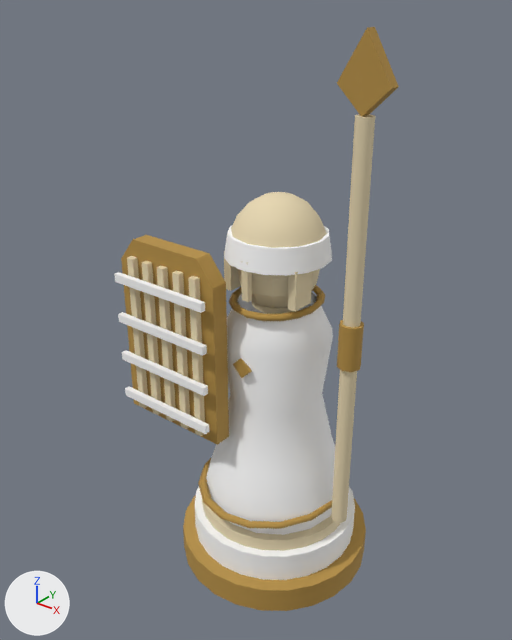
The glTF model art/terrain-study/unit-roster-review/sparabara.glb: old version first, new version second.
Before and after are seen from a 50 mm camera at (0.855, -1.145, 1.331) aimed at (-0.048, -0.016, 0.631). The lights are fixed; the arrows at lower left show +X, +Y and +Z. The first picture is the older version. Where no turn or scale is listed for an object, it has been applied to the vertices. Vertices at exactly the same position are counted once.

Objects in the first picture: 'Dyed wicker bands', 'Dyed wicker bands.001', 'Dyed wicker bands.002', 'Dyed wicker bands.003', 'Enamel base', 'Faceted ivory face', 'Ivory base bead', 'Owner brow band', 'Spear wall gilt leaf point', 'Spear wall ivory shaft', 'Steel helmet dome', 'Tall wicker shield', 'Trim hem', 'Trim plinth', 'Turned enamel robe', 'Willow ribs.004' and 11 more.
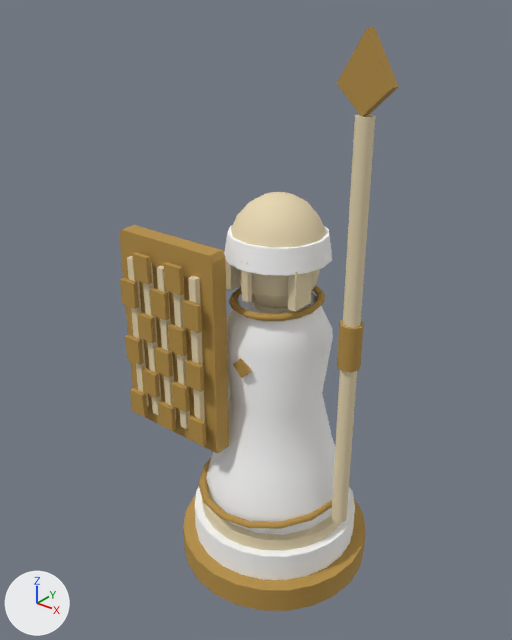
Changed parts and their boxes (x1, y1, x2, y2) in the pictures (512 x 640 px; the box of a moved part takes in the faces that stretch with it):
'Tall wicker shield', reshaped (10% taller): before (121, 235, 229, 444); after (119, 225, 229, 454)
'Dyed wicker bands.003', deleted: before (114, 272, 205, 313)
'Dyed wicker bands.002', deleted: before (118, 312, 207, 356)
'Dyed wicker bands.001', deleted: before (122, 350, 208, 396)
'Dyed wicker bands', deleted: before (125, 386, 209, 434)
'Alternating hide and wood.014', added (orange): after (164, 262, 184, 295)
'Alternating hide and wood.012', added (orange): after (182, 300, 202, 333)
'Alternating hide and wood.013', added (orange): after (132, 252, 152, 284)
'Alternating hide and wood.011', added (orange): after (150, 288, 170, 320)
'Alternating hide and wood.009', added (orange): after (168, 324, 187, 356)
'Alternating hide and wood.007', added (orange): after (185, 360, 204, 392)
'Alternating hide and wood.010', added (orange): after (120, 278, 139, 309)
'Alternating hide and wood.008', added (orange): after (137, 312, 156, 343)
'Alternating hide and wood.006', added (orange): after (154, 347, 173, 378)
'Alternating hide and wood.004', added (orange): after (171, 381, 190, 412)
'Alternating hide and wood.002', added (orange): after (188, 415, 206, 446)
'Alternating hide and wood.005', added (orange): after (125, 335, 144, 365)
'Alternating hide and wood.001', added (orange): after (158, 401, 176, 431)
'Alternating hide and wood.003', added (orange): after (142, 368, 160, 398)
'Alternating hide and wood', added: after (130, 388, 148, 417)
part 1 of me_mesh_18, moved or reshaped: before (121, 240, 212, 403); after (119, 230, 212, 390)
part 2 of me_mesh_18, moved or reshaped: before (134, 283, 229, 444); after (145, 257, 229, 454)
part 3 of me_mesh_18, moved or reshaped: before (133, 235, 226, 289); after (121, 225, 225, 263)

What the commit changed:
me_mesh_18 is used by ob_tall_wicker_shield; location (-0.173, -0.13, 0.598).
me_mesh_18 had 12 vertices, 20 faces and spanned x -0.137..0.137, y -0.04..0.0, z -0.216..0.22.
me_mesh_18 now has 12 vertices, 20 faces and spans x -0.137..0.137, y -0.04..0.0, z -0.241..0.235.
me_mesh_18 part 1: all 2 vertices in x -0.094, y -0.04..0.0, z 0.22 are moved by (-0.036, 0.0, 0.015).
me_mesh_18 part 2: all 4 vertices in x -0.137..0.137, y -0.04..0.0, z 0.166 are moved by (0.0, 0.0, 0.056).
me_mesh_18 part 3: all 2 vertices in x 0.094, y -0.04..0.0, z 0.22 are moved by (0.036, 0.0, 0.015).
Other edits to the shape of me_mesh_18 do not show in these pictures.
Mesh me_mesh_38 is new.
It is a box spanning x -0.0216..0.0216, y -0.0058..0.0058, z -0.0299..0.0299.
It uses material mat_antique_gold (orange #b69045).
Object 'Dyed wicker bands' (ob_dyed_wicker_bands) is deleted.
Object 'Dyed wicker bands.001' (ob_dyed_wicker_bands_001) is deleted.
Object 'Dyed wicker bands.002' (ob_dyed_wicker_bands_002) is deleted.
Object 'Dyed wicker bands.003' (ob_dyed_wicker_bands_003) is deleted.
Object 'Alternating hide and wood.014' (ob_alternating_hide_and_wood_014) is new; it shows me_mesh_38.
Its location is (-0.125, -0.19, 0.768).
Object 'Alternating hide and wood.013' (ob_alternating_hide_and_wood_013) is new; it shows a copy of me_mesh_38.
Its location is (-0.22, -0.19, 0.768).
Object 'Alternating hide and wood.012' (ob_alternating_hide_and_wood_012) is new; it shows a copy of me_mesh_38.
Its location is (-0.078, -0.19, 0.697).
Object 'Alternating hide and wood.011' (ob_alternating_hide_and_wood_011) is new; it shows a copy of me_mesh_38.
Its location is (-0.173, -0.19, 0.697).
Object 'Alternating hide and wood.010' (ob_alternating_hide_and_wood_010) is new; it shows a copy of me_mesh_38.
Its location is (-0.268, -0.19, 0.697).
Object 'Alternating hide and wood.009' (ob_alternating_hide_and_wood_009) is new; it shows a copy of me_mesh_38.
Its location is (-0.125, -0.19, 0.626).
Object 'Alternating hide and wood.008' (ob_alternating_hide_and_wood_008) is new; it shows a copy of me_mesh_38.
Its location is (-0.22, -0.19, 0.626).
Object 'Alternating hide and wood.007' (ob_alternating_hide_and_wood_007) is new; it shows a copy of me_mesh_38.
Its location is (-0.078, -0.19, 0.554).
Object 'Alternating hide and wood.006' (ob_alternating_hide_and_wood_006) is new; it shows a copy of me_mesh_38.
Its location is (-0.173, -0.19, 0.554).
Object 'Alternating hide and wood.005' (ob_alternating_hide_and_wood_005) is new; it shows a copy of me_mesh_38.
Its location is (-0.268, -0.19, 0.554).
Object 'Alternating hide and wood.004' (ob_alternating_hide_and_wood_004) is new; it shows a copy of me_mesh_38.
Its location is (-0.125, -0.19, 0.483).
Object 'Alternating hide and wood.003' (ob_alternating_hide_and_wood_003) is new; it shows a copy of me_mesh_38.
Its location is (-0.22, -0.19, 0.483).
Object 'Alternating hide and wood.002' (ob_alternating_hide_and_wood_002) is new; it shows a copy of me_mesh_38.
Its location is (-0.078, -0.19, 0.412).
Object 'Alternating hide and wood.001' (ob_alternating_hide_and_wood_001) is new; it shows a copy of me_mesh_38.
Its location is (-0.173, -0.19, 0.412).
Object 'Alternating hide and wood' (ob_alternating_hide_and_wood) is new; it shows a copy of me_mesh_38.
Its location is (-0.268, -0.19, 0.412).
